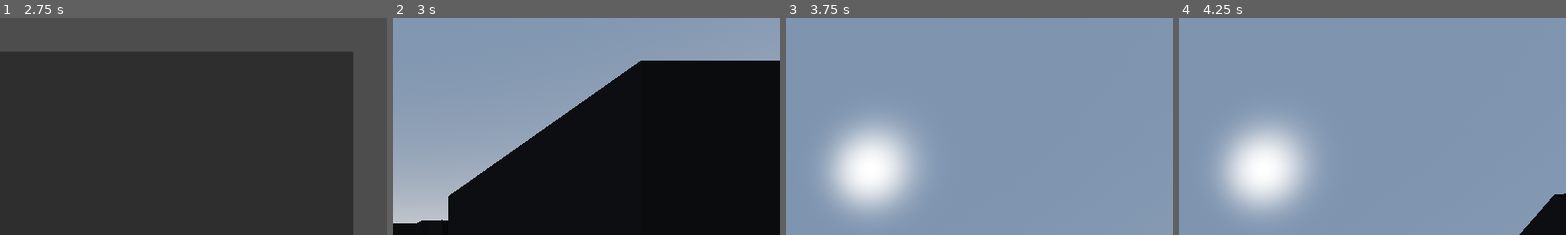
Above: before the commit, frames 1-4 (left to right).
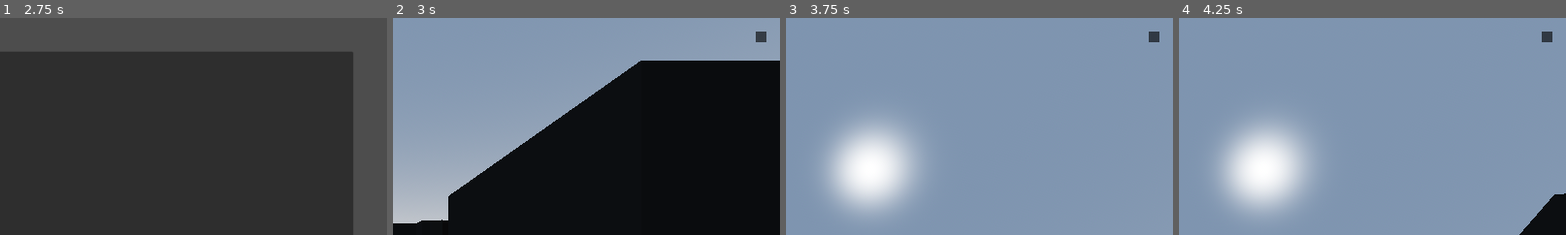
Above: after the commit, the same moments.

Repository: Danie7h/monarca-jam-2025
Game: Godot game, scene res://main.tscn
Two runs of this game, one before a commit and one after it. Both use one fixed random seed, a clock stepped at 60 frames per second and the inputs below.
Inputs (mouse positions are % of the whole screen's width and height, from its top left):
- Up to frame 1 (2.75 s): tap Enter (ui_accept) at 0.5, 0.77, 1.25, 1.52, 2 s; move the mouse to (72, 45) at 0.52 s; hold Right (ui_right) 0.53-1.28 s; tap E (ui_get_object, bound only after the commit) at 0.6, 1.35, 2.1 s; click (72, 45) at 0.67 s; move the mouse to (30, 55) at 1.27 s; hold Down (ui_down) 1.28-2.03 s; click (30, 55) at 1.42 s; move the mouse to (60, 28) at 2.02 s; hold Right (ui_right) from 2.03 s (still down); click (60, 28) at 2.17 s
- Up to frame 2 (3 s): release Right (ui_right) at 2.75 s; click "Start" at 2.75 s
- Up to frame 3 (3.75 s): move the mouse to (49, 52) at 3.52 s; hold Up (ui_up) from 3.53 s (still down); tap E (ui_get_object, bound only after the commit) at 3.6 s; click (49, 52) at 3.67 s
- Up to frame 4 (4.25 s): keep holding Up (ui_up); tap Enter (ui_accept) at 3.77 s
The pictures show only the part of the screen within x 50-100%, y 0-50%; the shares and areas given below are measured in that part.

Frame 1 is identical in both runs. In frame 2, 0.1% of the frame differs, in the area x 93-97%, y 6-12%; in frame 3, 0.1%; in frame 4, 0.1%.

Commit message:
<.*.> ....

Diff:
--- a/autoloads/levels.gd
+++ b/autoloads/levels.gd
@@ -2,6 +2,8 @@
 
 signal listen_paused(value: bool)
 signal open_door(key: String, node: Node3D)
+signal msg_player(type_msg: String, msg: String)
+signal lister_get_key(key: String)
 
 func toogle_pause(value: bool) -> void:
 	listen_paused.emit(value)
--- /dev/null
+++ b/characters/player/i18n/translate.csv
@@ -0,0 +1,9 @@
+keys,es,en
+get_key,para recoger la llave presiona [e],para recoger la llave presiona [e]
+,,
+,,
+,,
+,,
+,,
+,,
+,,
--- a/characters/player/player.gd
+++ b/characters/player/player.gd
@@ -1,27 +1,44 @@
 extends CharacterBody3D
 
 @export_group("Movement Settings")
-@export var SPEED: float = 5.0
-@export var JUMP_VELOCITY: float = 4.5
+@export var SPEED := 5.0
+@export var JUMP_VELOCITY := 4.5
 
 @export_group("Look Settings")
-@export_range(0.001, 0.01, 0.001) var MOUSE_SENSITIVITY: float = 0.005
-@export_range(1.0, 5.0, 0.1) var CONTROLLER_SENSITIVITY: float = 3.0
+@export_range(0.001, 0.01, 0.001) var MOUSE_SENSITIVITY := 0.005
+@export_range(1.0, 5.0, 0.1) var CONTROLLER_SENSITIVITY := 3.0
 
-const MIN_PITCH_RAD: float = -1.2
-const MAX_PITCH_RAD: float = 1.2
+const MIN_PITCH_RAD := -1.2
+const MAX_PITCH_RAD := 1.2
 
-@onready var head: Node3D = $Head
-@onready var camera: Camera3D = $Head/Camera3D
+@onready var head := $Head
+@onready var camera := $Head/Camera3D
+@onready var inbox := %Inbox
 
 var is_paused := false
-
 var _gravity: float = ProjectSettings.get_setting("physics/3d/default_gravity")
+var keys: Dictionary[String, bool]
 
 
 func _ready() -> void:
 	Input.set_mouse_mode(Input.MOUSE_MODE_CAPTURED)
 	LEVELS.listen_paused.connect(func(value: bool) -> void: is_paused = value)
+	LEVELS.msg_player.connect(func(type_msg: String, msg: String) -> void:
+		var label_msg = Label.new()
+		label_msg.text = type_msg
+		inbox.add_child(label_msg)
+		var timer := Timer.new()
+		timer.timeout.connect(func() -> void:
+			label_msg.queue_free()
+			timer.queue_free()
+		)
+		add_child(timer)
+		timer.start(2)
+	)
+	LEVELS.lister_get_key.connect(func(key_name: String) -> void:
+		keys.set(key_name, true)
+		print(keys)
+	)
 
 
 func _unhandled_input(event: InputEvent) -> void:
@@ -42,10 +59,8 @@
 		_apply_gravity(delta)
 		_handle_jump()
 		_handle_controller_look(delta)
-
 		var input_direction: Vector2 = Input.get_vector("ui_left", "ui_right", "ui_up", "ui_down")
 		_handle_movement(input_direction)
-
 		move_and_slide()
 
 
@@ -78,6 +93,5 @@
 
 func _apply_look_rotation(rotation_delta: Vector2) -> void:
 	head.rotate_y(rotation_delta.x)
-
 	camera.rotate_x(rotation_delta.y)
 	camera.rotation.x = clamp(camera.rotation.x, MIN_PITCH_RAD, MAX_PITCH_RAD)
--- a/characters/player/player.tscn
+++ b/characters/player/player.tscn
@@ -7,6 +7,13 @@
 
 [sub_resource type="CapsuleMesh" id="CapsuleMesh_508ok"]
 height = 1.75
+
+[sub_resource type="StyleBoxFlat" id="StyleBoxFlat_508ok"]
+content_margin_left = 8.0
+content_margin_top = 8.0
+content_margin_right = 8.0
+content_margin_bottom = 8.0
+bg_color = Color(0, 0, 0, 0.61960787)
 
 [node name="Player" type="CharacterBody3D"]
 script = ExtResource("1_508ok")
@@ -23,3 +30,26 @@
 transform = Transform3D(1, 0, 0, 0, 1, 0, 0, 0, 1, 0, 1.5188049, -0.07457781)
 
 [node name="Camera3D" type="Camera3D" parent="Head"]
+
+[node name="Panel" type="MarginContainer" parent="."]
+anchors_preset = 1
+anchor_left = 1.0
+anchor_right = 1.0
+offset_left = -40.0
+offset_bottom = 40.0
+grow_horizontal = 0
+size_flags_horizontal = 8
+theme_override_constants/margin_left = 20
+theme_override_constants/margin_top = 20
+theme_override_constants/margin_right = 20
+theme_override_constants/margin_bottom = 20
+
+[node name="PanelContainer" type="PanelContainer" parent="Panel"]
+layout_mode = 2
+theme_override_styles/panel = SubResource("StyleBoxFlat_508ok")
+
+[node name="Inbox" type="BoxContainer" parent="Panel/PanelContainer"]
+unique_name_in_owner = true
+layout_mode = 2
+theme_override_constants/separation = 8
+vertical = true
--- /dev/null
+++ b/items/key/key.gd
@@ -0,0 +1,27 @@
+extends Node3D
+
+
+@export var key_name: String
+@onready var area := $Area3D
+
+const TYPE_MSG = "get_key"
+
+var is_get := false
+
+func _ready() -> void:
+	area.connect("body_entered", func(body: Node3D) -> void:
+		if body.get_class() == "CharacterBody3D":
+			LEVELS.msg_player.emit(TYPE_MSG, key_name)
+			is_get = true
+	)
+	area.connect("body_exited", func(body: Node3D) -> void:
+		if body.get_class() == "CharacterBody3D":
+			is_get = false
+	)
+
+
+func _physics_process(delta: float) -> void:
+	if is_get:
+		if Input.is_action_just_pressed("ui_get_object"):
+			LEVELS.lister_get_key.emit(key_name)
+			self.queue_free()
--- /dev/null
+++ b/items/key/key.tscn
@@ -0,0 +1,21 @@
+[gd_scene load_steps=4 format=3 uid="uid://v6dn3djwfio8"]
+
+[ext_resource type="Script" uid="uid://b4pw3d107fjpr" path="res://items/key/key.gd" id="1_wdtj7"]
+
+[sub_resource type="BoxShape3D" id="BoxShape3D_3xssh"]
+size = Vector3(0.8291626, 1.0211182, 1)
+
+[sub_resource type="BoxMesh" id="BoxMesh_wdtj7"]
+
+[node name="Key" type="Node3D"]
+script = ExtResource("1_wdtj7")
+
+[node name="Area3D" type="Area3D" parent="."]
+
+[node name="CollisionShape3D" type="CollisionShape3D" parent="Area3D"]
+transform = Transform3D(1, 0, 0, 0, 1, 0, 0, 0, 1, 0.0069274902, 0.49346924, 0)
+shape = SubResource("BoxShape3D_3xssh")
+
+[node name="MeshInstance3D" type="MeshInstance3D" parent="."]
+transform = Transform3D(0.33608115, 0, 0, 0, 0.284435, 0, 0, 0, 0.5261902, 0, 0.1454401, 0)
+mesh = SubResource("BoxMesh_wdtj7")
--- a/levels/level_1/level_1.tscn
+++ b/levels/level_1/level_1.tscn
@@ -1,8 +1,9 @@
-[gd_scene load_steps=9 format=3 uid="uid://dfrsxeg6ivko"]
+[gd_scene load_steps=10 format=3 uid="uid://dfrsxeg6ivko"]
 
 [ext_resource type="Script" uid="uid://bihu1lsjao4wd" path="res://levels/level_1/level_1.gd" id="1_epb64"]
 [ext_resource type="PackedScene" uid="uid://btf4twiv287ip" path="res://characters/player/player.tscn" id="2_45440"]
 [ext_resource type="PackedScene" uid="uid://b50umsco1xpws" path="res://levels/level_1/level_1.glb" id="3_epb64"]
+[ext_resource type="PackedScene" uid="uid://v6dn3djwfio8" path="res://items/key/key.tscn" id="4_iey7c"]
 
 [sub_resource type="ProceduralSkyMaterial" id="ProceduralSkyMaterial_k1ttk"]
 sky_horizon_color = Color(0.66224277, 0.6717428, 0.6867428, 1)
@@ -50,3 +51,7 @@
 [node name="MeshInstance3D" type="MeshInstance3D" parent="StaticBody3D"]
 transform = Transform3D(149.84433, 0, 0, 0, 1, 0, 0, 0, 108.05082, 0, 0, 0)
 mesh = SubResource("BoxMesh_iey7c")
+
+[node name="Key" parent="." instance=ExtResource("4_iey7c")]
+transform = Transform3D(1, 0, 0, 0, 1, 0, 0, 0, 1, 4.337406, 0, 36.169357)
+key_name = "key_1"
--- a/project.godot
+++ b/project.godot
@@ -98,10 +98,16 @@
 , Object(InputEventKey,"resource_local_to_scene":false,"resource_name":"","device":-1,"window_id":0,"alt_pressed":false …(186 unchanged characters)…
 ]
 }
+ui_get_object={
+"deadzone": 0.2,
+"events": [Object(InputEventKey,"resource_local_to_scene":false,"resource_name":"","device":-1,"window_id":0,"alt_pressed":false,"shift_pressed":false,"ctrl_pressed":false,"meta_pressed":false,"pressed":false,"keycode":0,"physical_keycode":69,"key_label":0,"unicode":101,"location":0,"echo":false,"script":null)
+, Object(InputEventJoypadButton,"resource_local_to_scene":false,"resource_name":"","device":-1,"button_index":10,"pressure":0.0,"pressed":true,"script":null)
+]
+}
 
 [internationalization]
 
-locale/translations=PackedStringArray("res://ui/i18n/translate.en.translation", "res://ui/i18n/translate.es.translation")
+locale/translations=PackedStringArray("res://ui/i18n/translate.en.translation", "res://ui/i18n/translate.es.translation", "res://characters/player/i18n/translate.en.translation", "res://characters/player/i18n/translate.es.translation")
 locale/include_text_server_data=true
 
 [rendering]
--- a/ui/i18n/translate.csv
+++ b/ui/i18n/translate.csv
@@ -1,6 +1,11 @@
 keys,es,en
-btn_start,Inicio,Start
+btn_start,Iniciar,Start
+btn_credited,Creditos a,Credited
 btn_exit,Salir,Exit
-btn_credited,Creditos,Credited
-btn_resume,Volver,Resume
-btn_reset,Resetar,Reset
+btn_resume,Vovler al juego,Resume
+btn_reset,Restablecer,Reset
+,,
+,,
+,,
+,,
+,,
Not shown, added: characters/player/i18n/translate.csv.import
Not shown: 1 places in characters/player/player.tscn that only renumber resources
Not shown, added: items/key/key.gd.uid
Not shown, changed: ui/i18n/translate.csv.import
